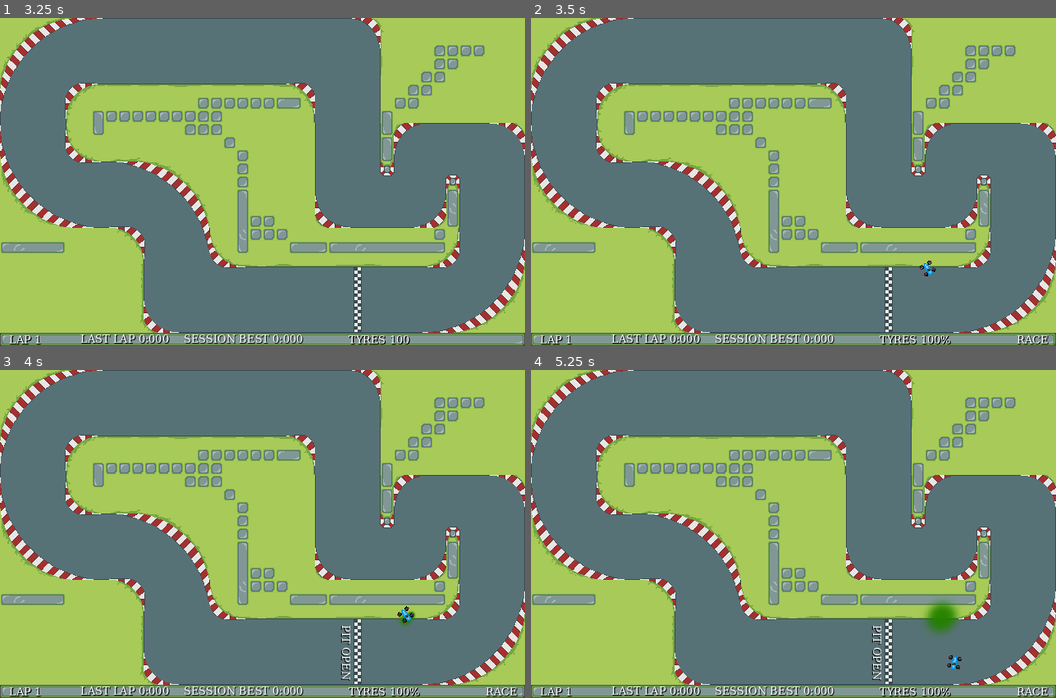
Above: before the commit, frames 1-4 (two rows, left to right).
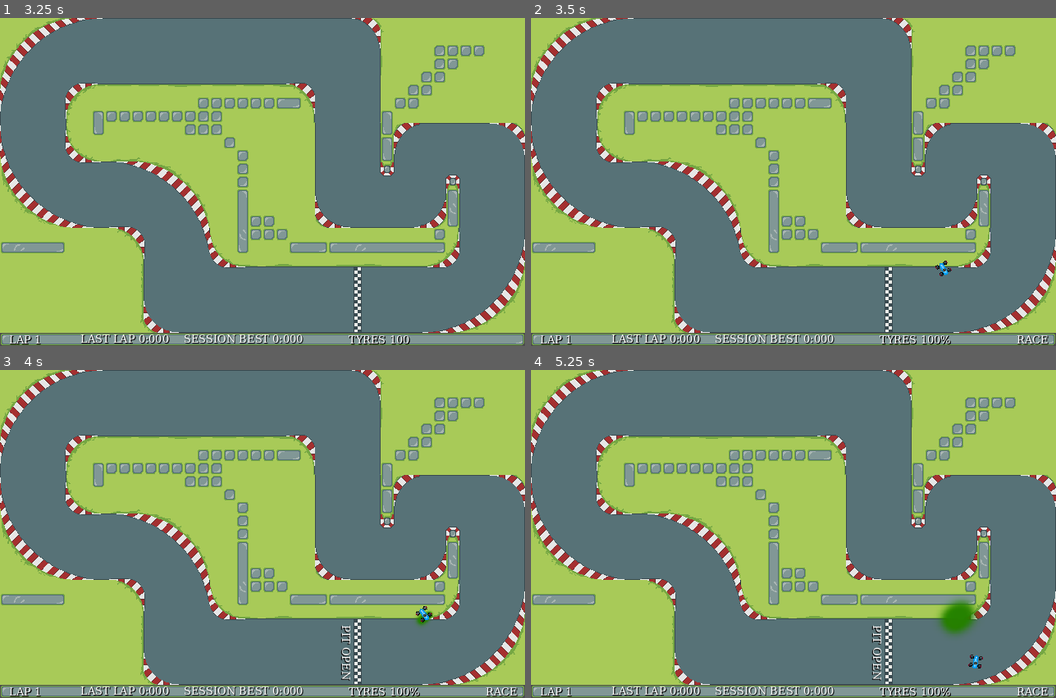
Above: after the commit, the same moments.

Repository: itjope/slide-on-slicks
Game: Godot game, scene res://world.tscn
Same seed, same stepped clock (60 frames per second), same inputs: the game is played once before the commit and once after it.
Inputs:
- Up to frame 1 (3.25 s): tap Enter (enter) at 0.5, 2.1, 2.75 s; hold Up (accelerate) 0.53-1.25 s; hold Down (break) 0.53-1.25 s; click "Host" at 1.25 s; tap Space (kryckan) at 2 s; hold Up (accelerate) 2.03-2.78 s; hold Left (steerLeft) from 2.78 s (still down); hold Space (kryckan) from 2.78 s (still down)
- Up to frame 2 (3.5 s): keep holding Left (steerLeft); keep holding Space (kryckan)
- Up to frame 3 (4 s): keep holding Left (steerLeft); release Space (kryckan) at 3.53 s; tap P (togglePit) at 3.6 s
- Up to frame 4 (5.25 s): hold Down (break) 4.28-5.03 s; release Left (steerLeft) at 5.03 s; hold Right (steerRight) from 5.03 s (still down); tap Enter (enter) at 5.1 s

Frame 1 is identical in both runs. In frame 2, 0.1% of the frame differs, in the area x 74-81%, y 74-79%; in frame 3, 0.3%; in frame 4, 1.0%, in the area x 74-87%, y 69-92%.

Commit message:
Updated car handling

Diff:
--- a/car.gd
+++ b/car.gd
@@ -1,21 +1,21 @@
 extends CharacterBody2D
 
-var wheel_base = 14
-
-var steering_angle_default = 40
+@export var wheel_base = 17
+
+@export var steering_angle_default = 30
 var steering_angle_during_kryckan = 30
-var steering_angle_during_acceleration = 20
+@export var steering_angle_during_acceleration = 20
 
 var kryckan_slownown_factor = 0.2
 
-var engine_power = 400
-var friction = -0.0035
-var drag = -0.007
-var braking = -350
-var max_speed = 1000
+@export var engine_power = 400
+@export var friction = -0.005
+@export var drag = -0.005
+@export var braking = -350
+@export var max_speed = 1000
 var max_speed_reverse = 300
-var slip_speed = 190
-var tyre_wear_factors = [0.99990, 0.99995, 0.99999, 0.9999]
+@export var slip_speed = 190
+var tyre_wear_factors = [0.99999, 0.99995, 0.99999, 0.9999]
 var fast_tractions_by_tyre = [0.0027, 0.0025, 0.0022, 0.0020]
 var slow_tractions_by_tyre = [0.025, 0.022, 0.020, 0.018]
 
@@ -63,21 +63,21 @@
 @onready var tyre_rim_sprite = $Smoothing2D/TyreRimSprite
 
 
-@export var emit_grass_left = false
-@export var emit_grass_right = false
-
-@export var emit_water_left = false
-@export var emit_water_right = false
-
-@export var inputs = {
+var emit_grass_left = false
+var emit_grass_right = false
+
+var emit_water_left = false
+var emit_water_right = false
+
+var inputs = {
 	"steerLeft": false,
 	"steerRight": false,
 	"accelerate": false
 }
-@export var network_velocity = Vector2.ZERO
-@export var network_transform = transform
-@export var player_nick = ""
-@export var car_animation_color = "blue"
+var network_velocity = Vector2.ZERO
+var network_transform = transform
+var player_nick = ""
+var car_animation_color = "blue"
 
 signal tyre_health_changed(tyre_health)
 signal toggle_pit()
@@ -121,7 +121,9 @@
 	if not is_multiplayer_authority(): return
 
 	var turn = 0
-
+	steering_angle = steering_angle_default
+	if velocity.length() > 190:
+		steering_angle -= 15
 	inputs.steerRight = Input.is_action_pressed("steerRight")
 	inputs.steerLeft = Input.is_action_pressed("steerLeft")
 	inputs.accelerate = Input.is_action_pressed("accelerate")
